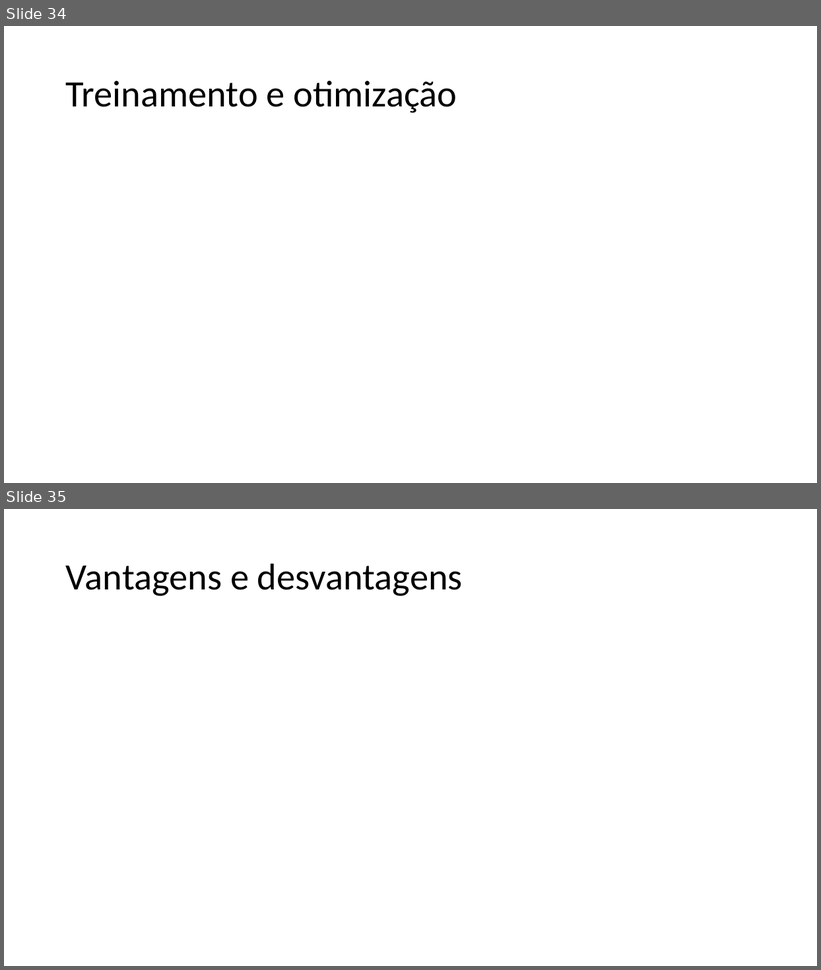
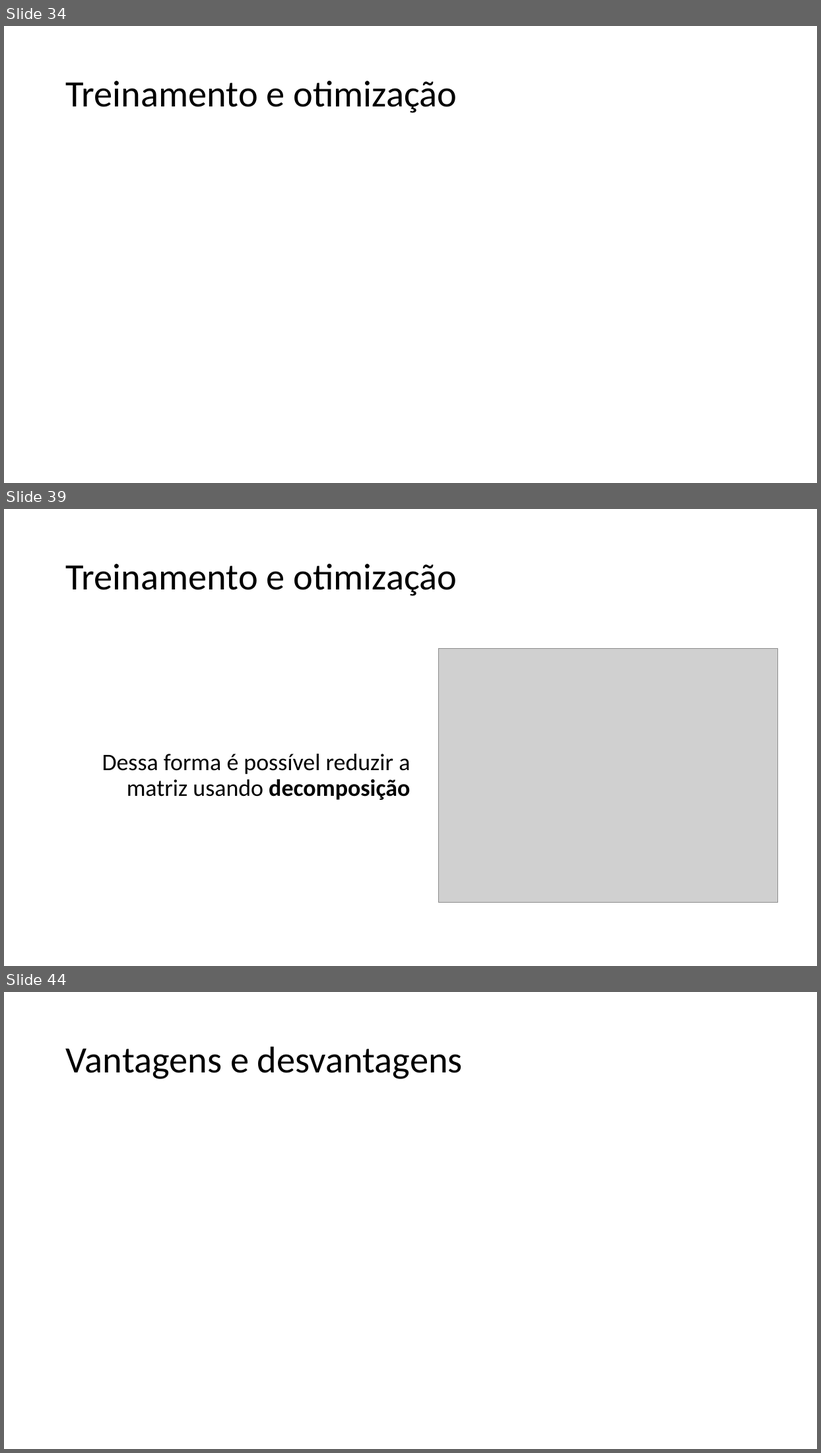
Before and after one commit to guerrato/guerrato_967_tp558, a slide deck: seminarios/ciclo 2/TP558_LoRA.pptx. Shown one above the other, each under a label of ours: slides 34 and 35 before the commit, slides 34, 39 and 44 after it; the slides between them are not shown. The pictures are 821x970 and 821x1453 pixels, drawn with LibreOffice and Linux fonts; fonts in the diff are those of the drawing; grey boxes stand for pictures. Boxes give left, top, right and bottom in pixels: in the first picture for what was removed or moved away, otherwise in the second. Text is boxed around its words. In the diff, an @@ line names an element or a change of style, - is before the commit and + after.

Commit message:
Finish treinamento

```diff
--- a/seminarios/ciclo 2/TP558_LoRA.pptx
+++ b/seminarios/ciclo 2/TP558_LoRA.pptx
@@ slide 39 added at (x1=4, y1=509, x2=817, y2=966), background #FFFFFF @@
@@ title added at (x1=66, y1=564, x2=457, y2=596), 44 pt, text #000000 @@
+Treinamento e otimização
@@ picture added at (x1=439, y1=649, x2=778, y2=903) @@
@@ text added at (x1=102, y1=754, x2=410, y2=800), 28 pt, text #000000 @@
+Dessa forma é possível reduzir a matriz usando decomposição
@@ what was slide 35 is now slide 44 @@
```
Also in this commit, not shown: 2 slides changed, 9 other slides added, 1 slide removed.
